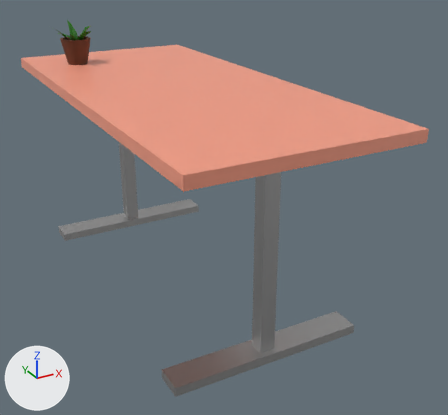
Two versions of the glTF model desk.gltf, one commit apart.
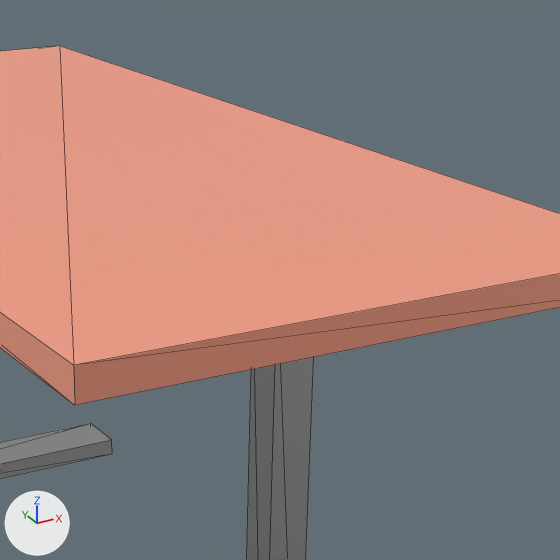
Each version appears first whole from a 50 mm camera at (-6.96, -15.15, 9.45) aimed at (0.83, -0.99, 2.38), and next in a close-up on the part from 34% to 85% of the width and 6% to 61% of the height. Arrows for +X, +Y and +Z are at lower left; the lights stay in place. The close-ups show mesh edges as thin lines. Where no turn or scale is listed for an object, it has been applied to the vertices.

The first close-up shows 'Desk'.
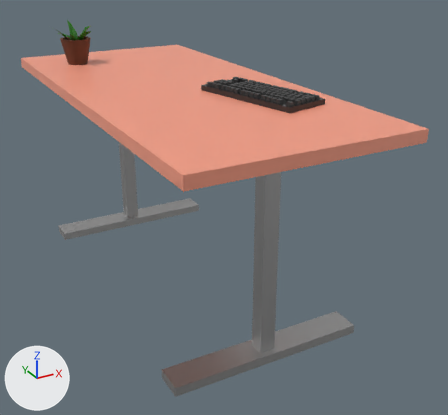
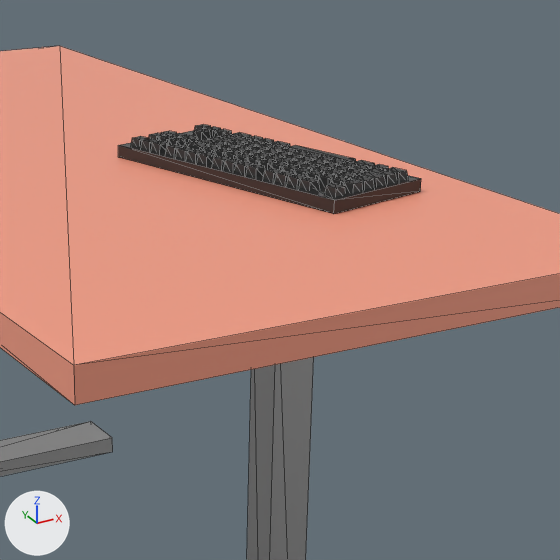
Changed parts and their boxes [x1, y1, x2, y2] in the close-ups (560 x 560 px):
'Cube', added
    after: [118, 124, 421, 214]
    faces in mat_keyboardmaterial (black #313131): [131, 124, 408, 197]
    faces in mat_material_001 (black #2c2c2c): [118, 131, 421, 214]

What changed in the scene script:
```text
Add mat_keyboardmaterial:
    mat_keyboardmaterial = principled_material('KeyboardMaterial')
    mat_keyboardmaterial.base_color = (0.0311, 0.0311, 0.0311)  # black #313131
    mat_keyboardmaterial.roughness = 0.408
Add mat_material_001:
    mat_material_001 = principled_material('Material.001')
    mat_material_001.base_color = (0.0254, 0.0254, 0.0254)  # black #2c2c2c
    mat_material_001.roughness = 0.0461
Add me_cube_001:
    me_cube_001.from_pydata(...)  # 704 vertices, 1056 faces; spans x -1.07..0.85, y -2.23..1.07, z 0.0..0.2
    # faces by material slot: [1046, 10]
    me_cube_001.materials.append(mat_keyboardmaterial)  # black #313131
    me_cube_001.materials.append(mat_material_001)  # black #2c2c2c
Add ob_cube:
    ob_cube = bpy.data.objects.new('Cube', me_cube_001)
    ob_cube.location = (1.34, -1.57, 5.75)
```
